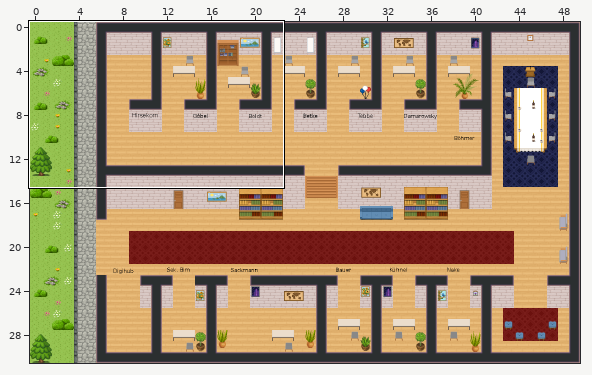
Two versions of a level (Tiled map (JSON), office.tmj). Above, an overview of the earlier version with the close-up marked.
Close-up. Earlier state:
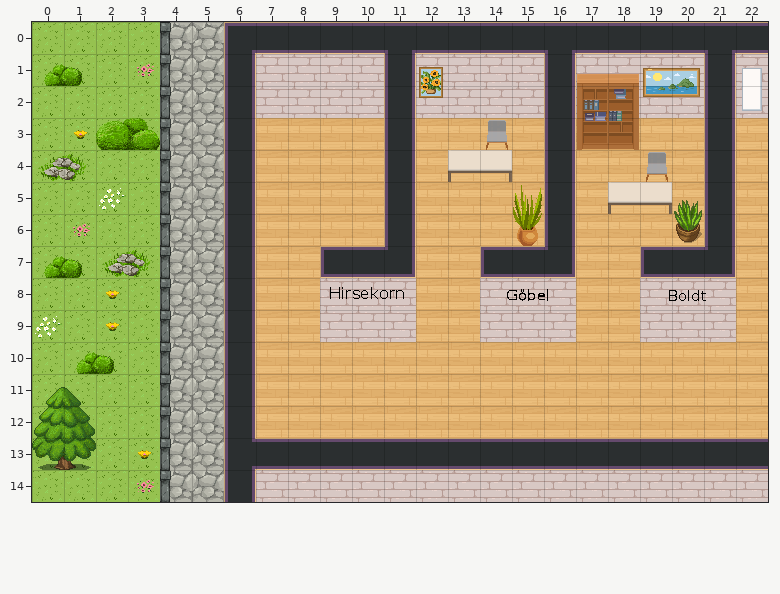
Cells are 32x32 px. Shown: x 0..22, y 0..14. The commit also changed other parts of the map, which this record leaves out.
Now the later version:
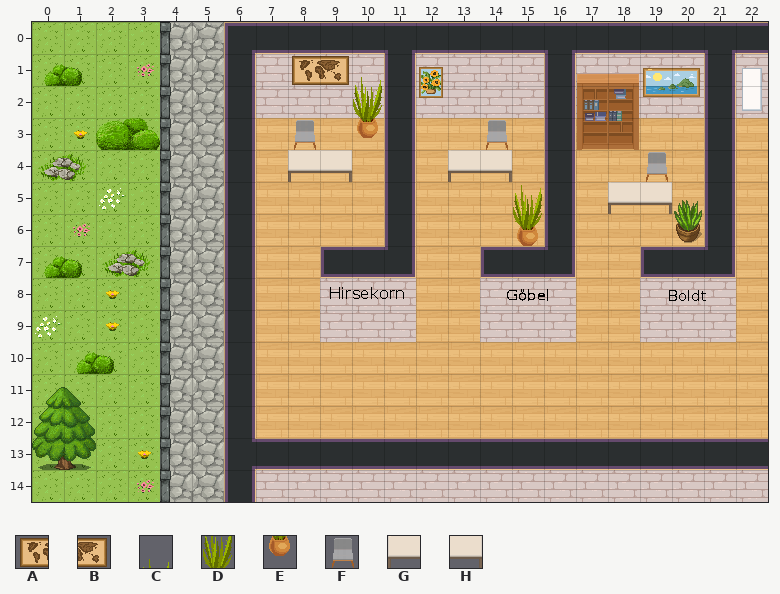
Key: from "WA_Decoration": A 24, B 25, C 64, D 76, E 88; from "WA_Seats": F 117; from "WA_Tables": G 55, H 56.
_ is an empty cell.
Edits made:
{"where": "layer \"walls/walls2\""}
{"y":1,"x":8,"old":"___","new":"ABC"}
{"y":2,"x":10,"old":"_","new":"D"}
{"y":3,"x":8,"old":"_","new":"F"}
{"y":3,"x":10,"old":"_","new":"E"}
{"y":4,"x":8,"old":"__","new":"GH"}
{"label":"added","picture_box":[288,56,382,182]}
